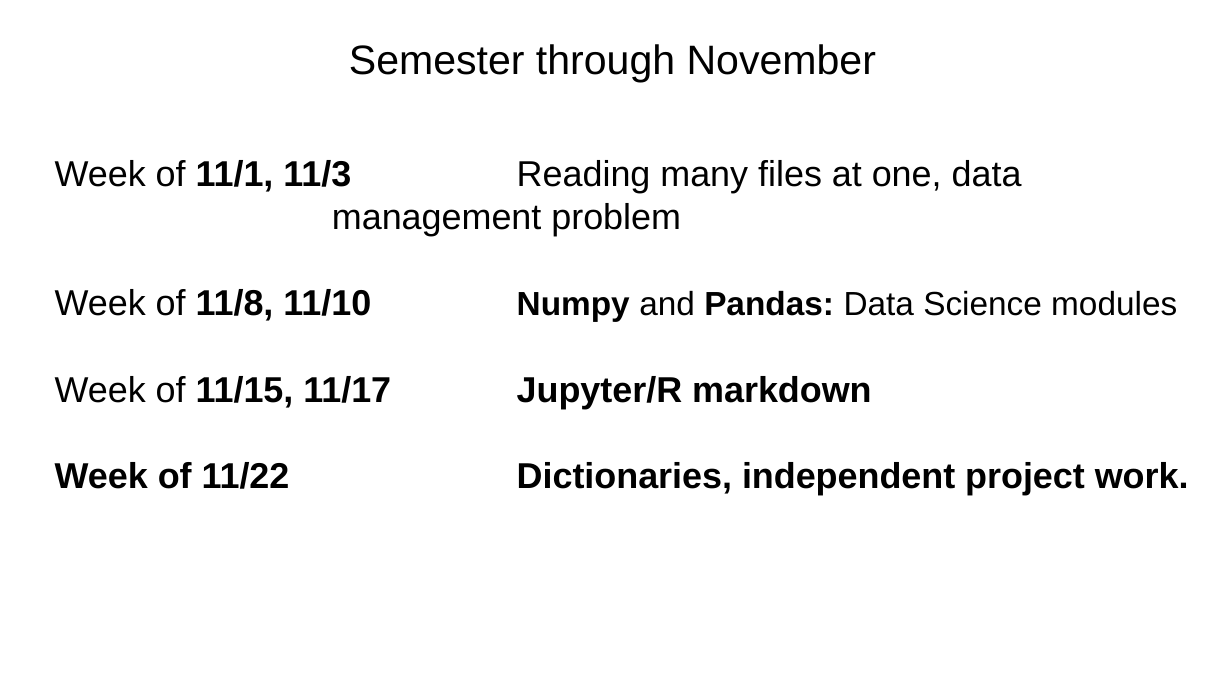
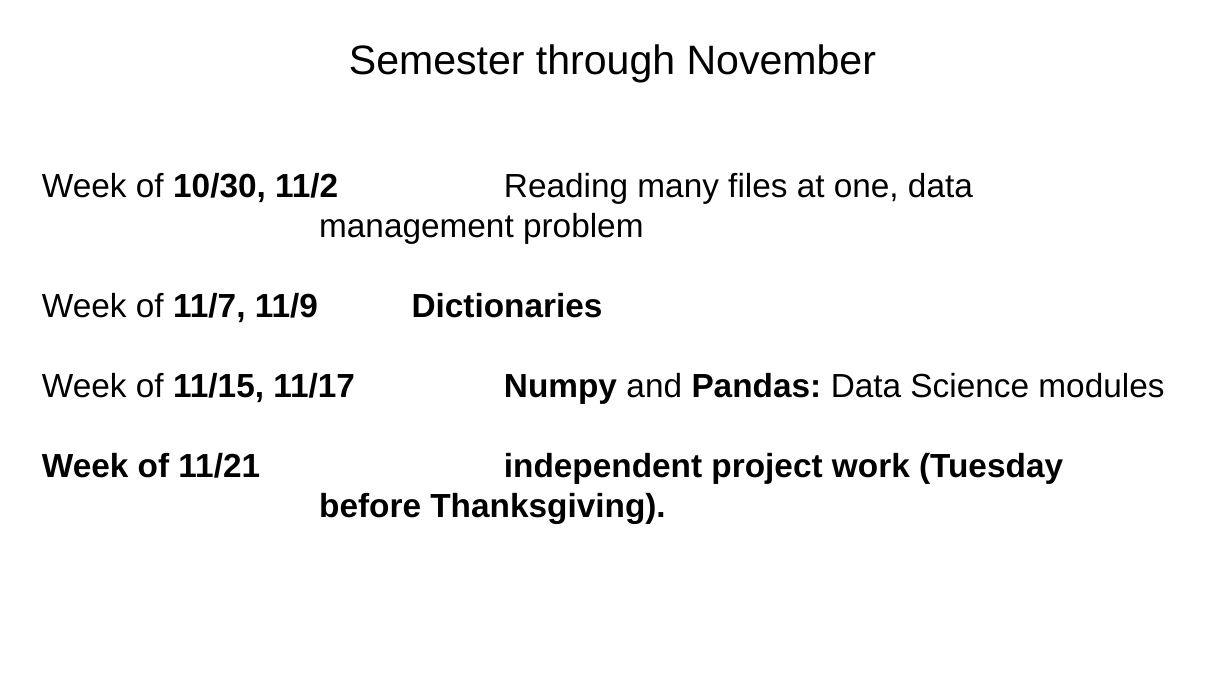
Before and after one commit to tparchman/F23_BIOL792, a slide deck: slide 18 of week10_python5/week10_python5.pptx. Drawn at 1232x693 pixels with LibreOffice and Linux fonts; fonts in the diff are those of the drawing. Boxes give left, top, right and bottom in pixels: in the first picture for what was removed or moved away, otherwise in the second. Text is boxed around its words. In the diff, an @@ line names an element or a change of style, - is before the commit and + after.

```diff
--- a/week10_python5/week10_python5.pptx
+++ b/week10_python5/week10_python5.pptx
@@ text at (42, 172, 1164, 524): text changed; size 28 to 26 pt @@
-Week of 11/1, 11/3 Reading many files at one, data management problem
-Week of 11/8, 11/10 Numpy and Pandas: Data Science modules
-Week of 11/15, 11/17 Jupyter/R markdown
-Week of 11/22 Dictionaries, independent project work.
+Week of 10/30, 11/2 Reading many files at one, data management problem
+Week of 11/7, 11/9 Dictionaries
+Week of 11/15, 11/17 Numpy and Pandas: Data Science modules
+Week of 11/21 independent project work (Tuesday before Thanksgiving).
```
Also in this commit, not shown: 2 other slides changed.
